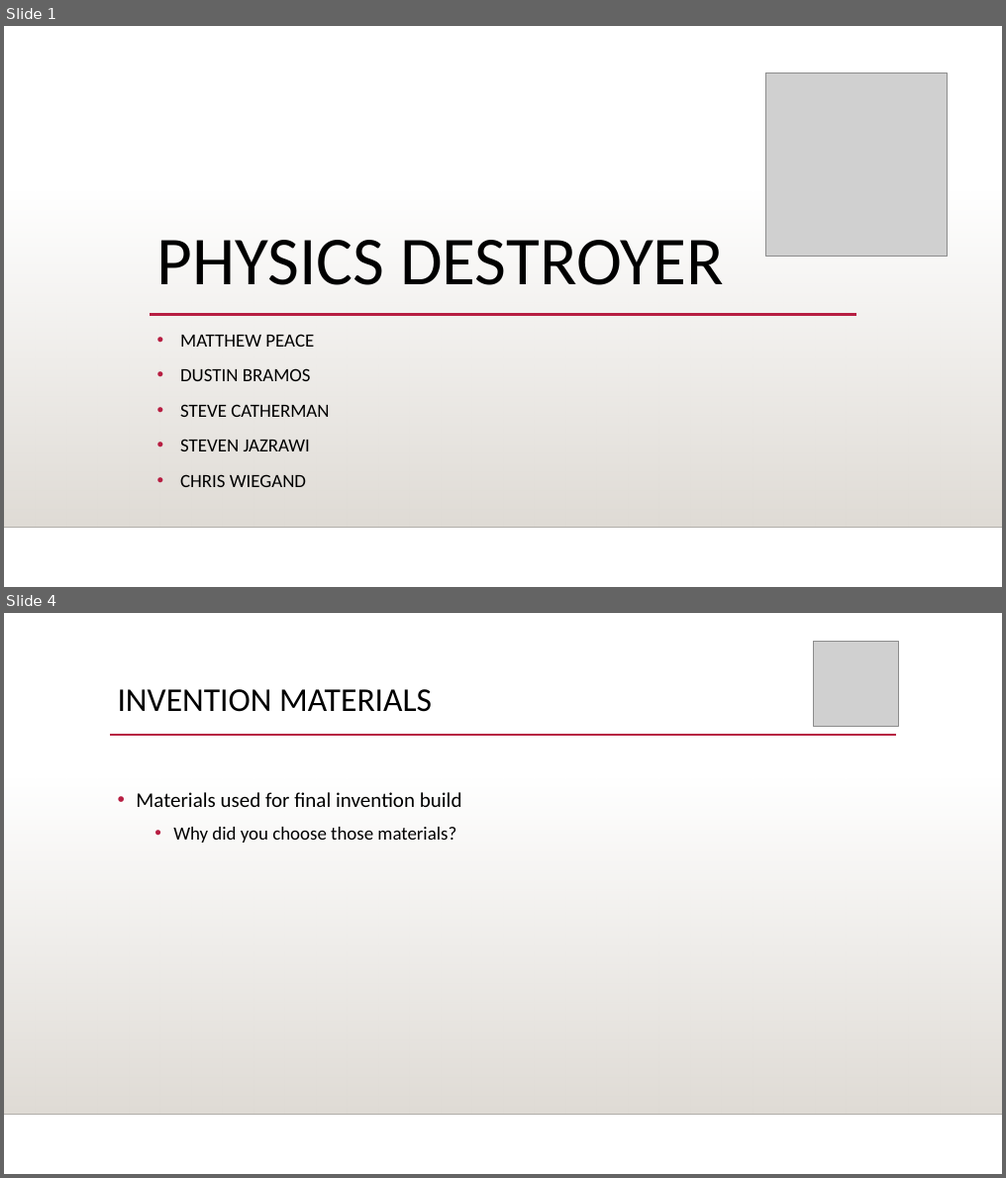
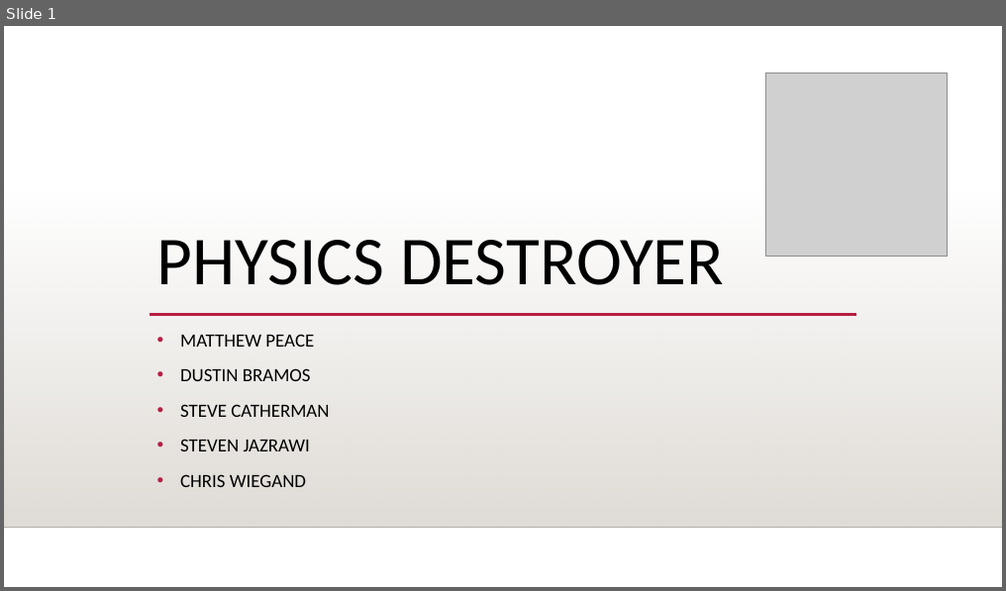
Before and after one commit to stevecatherman/sophmoreProj, a slide deck: Documents/Sprint1Presentation.pptx. Shown one above the other, each under a label of ours: slides 1 and 4 before the commit, slide 1 after it; the slides between them are not shown. The pictures are 1006x1178 and 1006x591 pixels, drawn with LibreOffice and Linux fonts; fonts in the diff are those of the drawing; grey boxes stand for pictures; background and template pictures are left out. Boxes give left, top, right and bottom in pixels: in the first picture for what was removed or moved away, otherwise in the second. Text is boxed around its words. In the diff, an @@ line names an element or a change of style, - is before the commit and + after.

```diff
--- a/Documents/Sprint1Presentation.pptx
+++ b/Documents/Sprint1Presentation.pptx
@@ slide 4 removed at (4, 613, 1002, 1174), background picture (left out); not listed: 2 template elements that a slide beside it also shows @@
@@ picture removed at (813, 641, 899, 726) @@
@@ title removed at (118, 689, 432, 712) @@
-INVENTION MATERIALS
@@ line removed from (110, 735) to (896, 735) @@
@@ text removed at (136, 792, 462, 843) @@
-• Materials used for final invention build
-  • Why did you choose those materials?
```
Also in this commit, not shown: 5 slides added, 5 other slides removed, 1 other file.
